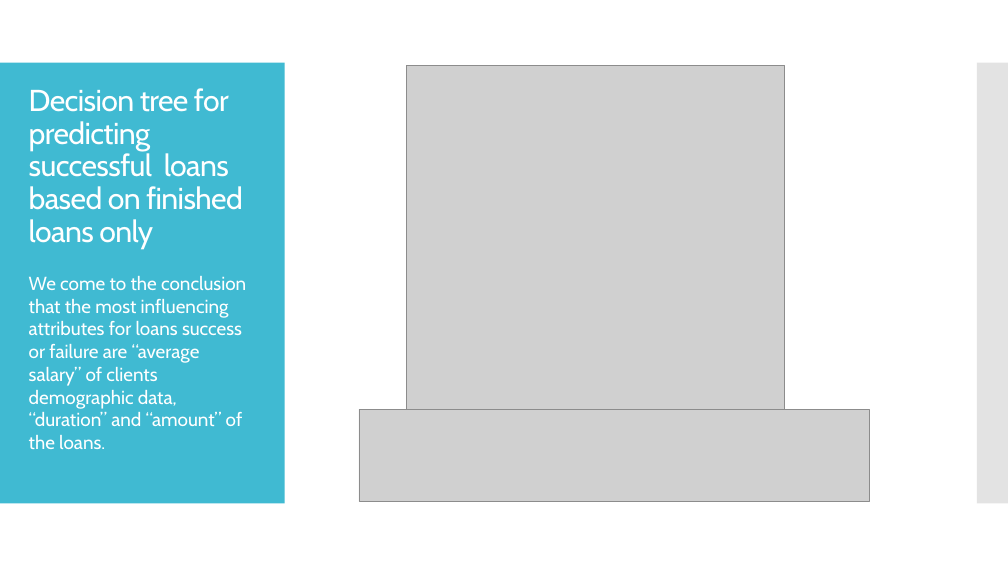
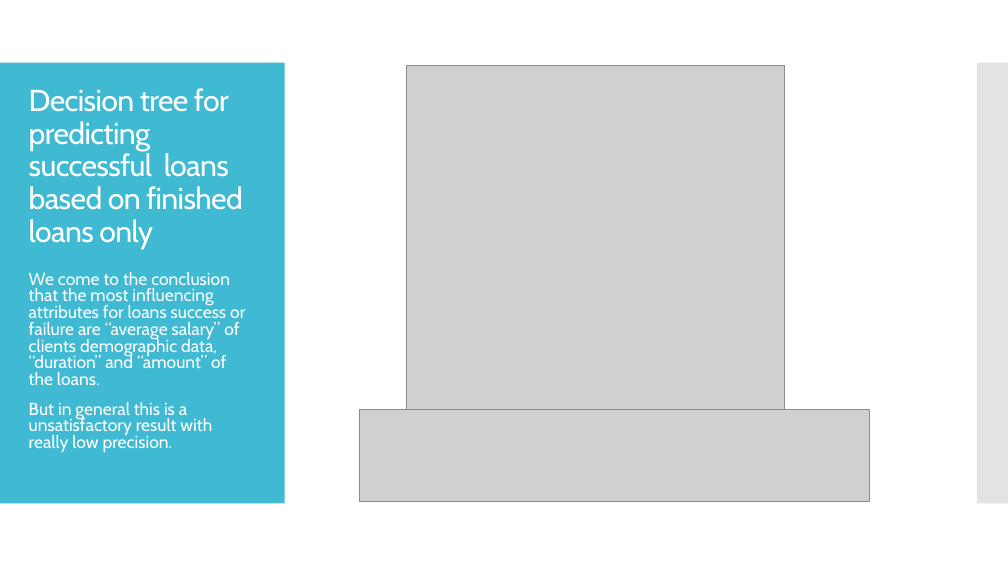
Before and after one commit to jpdias/banking-dm-case-study, a slide deck: slide 19 of Banking Data Mining.pptx (slide 18 before the commit). Drawn at 1008x567 pixels with LibreOffice and Linux fonts; fonts in the diff are those of the drawing; grey boxes stand for pictures. Boxes give left, top, right and bottom in pixels: in the first picture for what was removed or moved away, otherwise in the second. Text is boxed around its words. In the diff, an @@ line names an element or a change of style, - is before the commit and + after.

```diff
--- a/Banking Data Mining.pptx
+++ b/Banking Data Mining.pptx
@@ text at [29,272,245,385]: size 18 to 16.6 pt in "We come to the conclusion that the ..."; line spacing 1 to 0.8 @@
@@ text at [29,402,212,453]: paragraph added @@
+But in general this is a unsatisfactory result with really low precision.
```
Also in this commit, not shown: 2 other slides changed, 6 slides added, 3 slides removed, 16 other files.
